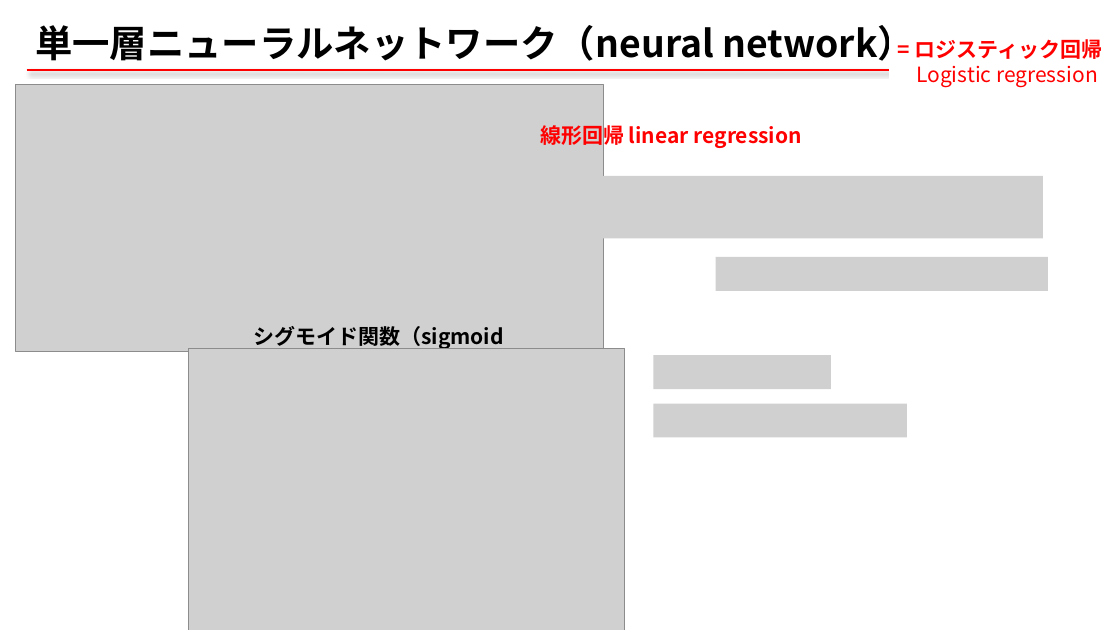
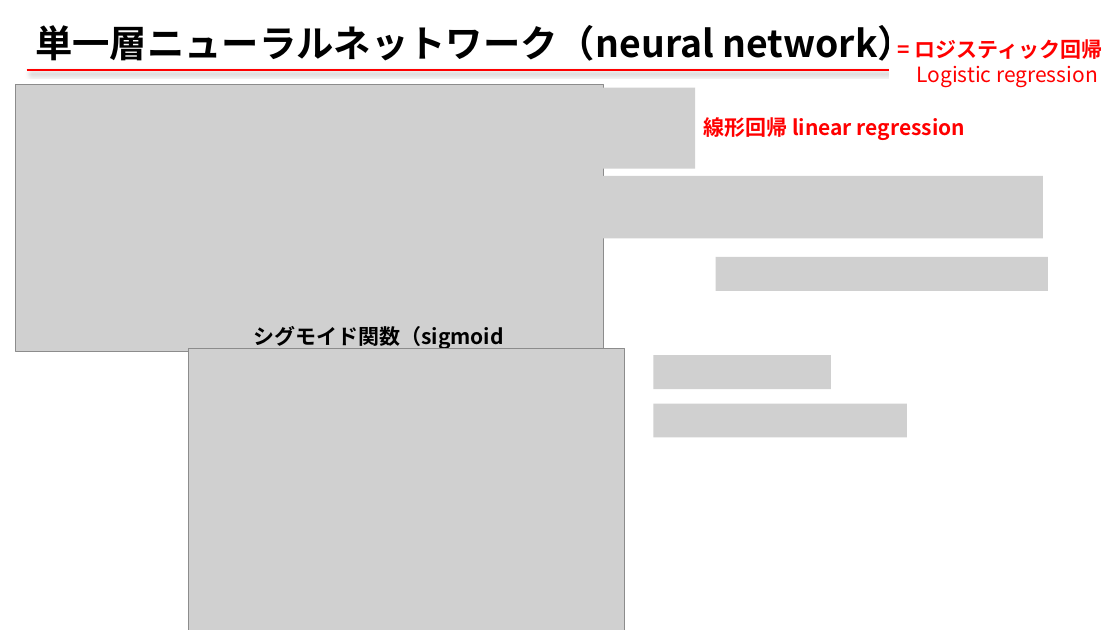
Before and after one commit to qqinxl2015/machine-learning-basic, a slide deck: slide 6 of _ML_01_NN.pptx. Drawn at 1120x630 pixels with LibreOffice and Linux fonts; fonts in the diff are those of the drawing; grey boxes stand for pictures. Boxes give left, top, right and bottom in pixels: in the first picture for what was removed or moved away, otherwise in the second. Text is boxed around its words. In the diff, an @@ line names an element or a change of style, - is before the commit and + after.

```diff
--- a/_ML_01_NN.pptx
+++ b/_ML_01_NN.pptx
@@ picture: place and size @@
-picture at <box>281,90,532,171</box>
+picture at <box>281,87,696,169</box>
@@ text "線形回帰 linear regression": place and size @@
-text "線形回帰 linear regression" at <box>540,122,802,148</box>
+text "線形回帰 linear regression" at <box>703,115,965,141</box>
```
Also in this commit, not shown: 5 other slides changed, 3 slides added, 1 slide removed.
